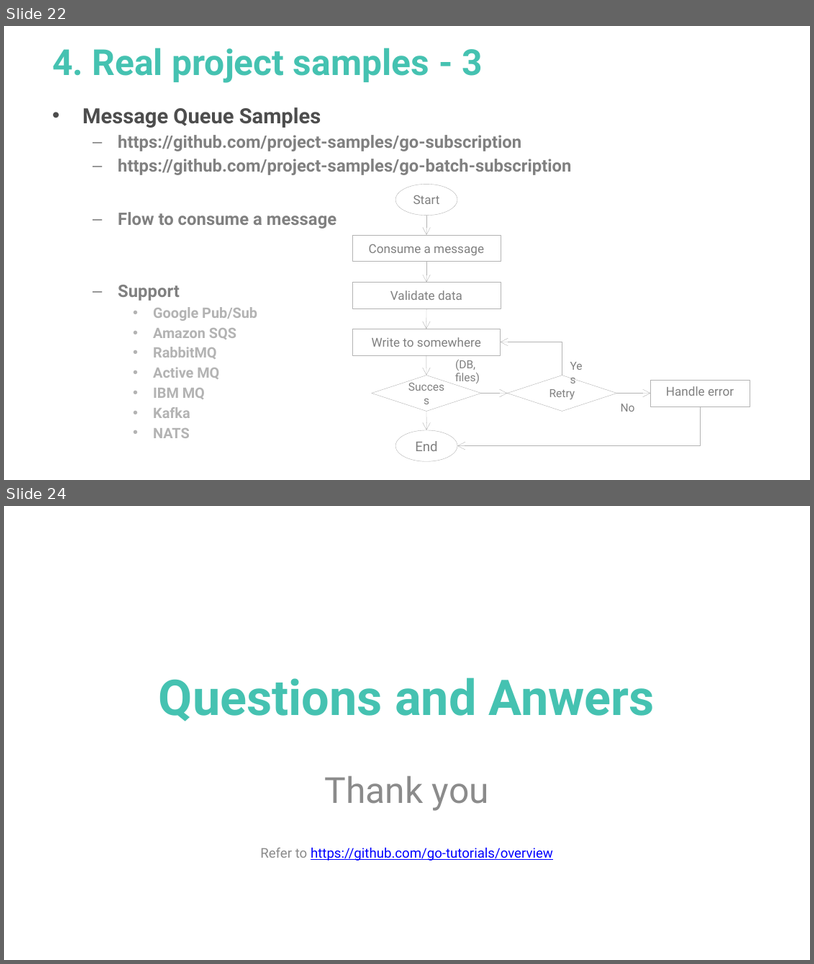
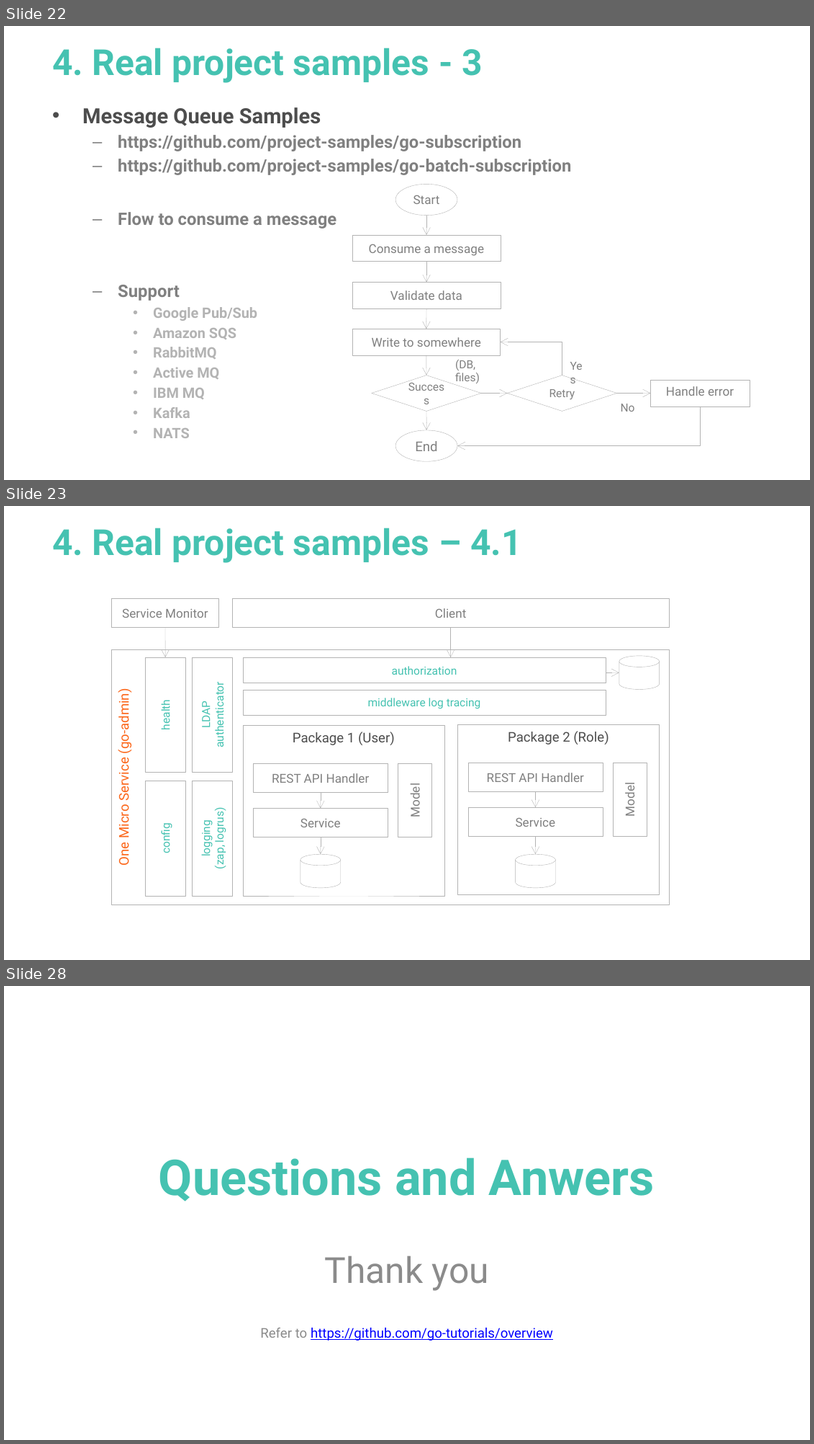
Before and after one commit to go-tutorials/overview, a slide deck: go-tutorial.pptx. Shown one above the other, each under a label of ours: slides 22 and 24 before the commit, slides 22, 23 and 28 after it; the slides between them are not shown. The pictures are 814x964 and 814x1444 pixels, drawn with LibreOffice and Linux fonts; fonts in the diff are those of the drawing. Boxes give left, top, right and bottom in pixels: in the first picture for what was removed or moved away, otherwise in the second. Text is boxed around its words. In the diff, an @@ line names an element or a change of style, - is before the commit and + after.

```diff
--- a/go-tutorial.pptx
+++ b/go-tutorial.pptx
@@ slide 23 added at [4,506,810,960], background #FFFFFF @@
@@ title added at [52,528,522,563], 32 pt, text #45C2B1, bold @@
+4. Real project samples – 4.1
@@ rectangle added at [111,599,219,628], outline #B3B3B3 0.25 pt, 11 pt, text #808080 @@
+Service Monitor
@@ rectangle added at [232,599,669,628], outline #B3B3B3 0.25 pt, 11 pt, text #808080 @@
+Client
@@ arrow added from (165, 627) to (165, 658), #B3B3B3 0.25 pt @@
@@ arrow added from (450, 627) to (450, 658), #B3B3B3 0.25 pt @@
@@ rectangle added at [111,649,669,905], outline #B3B3B3 0.25 pt, 12 pt, text #FC671A @@
+One Micro Service (go-admin)
@@ cylinder added at [620,656,660,690], outline #B3B3B3 0.25 pt @@
@@ rectangle added at [145,658,185,772], outline #B3B3B3 0.25 pt, 10 pt, text #45C2B1 @@
+health
@@ rectangle added at [192,658,232,772], outline #B3B3B3 0.25 pt, 10 pt, text #45C2B1 @@
+LDAP
+authenticator
@@ rectangle added at [243,658,606,682], outline #B3B3B3 0.25 pt, 10 pt, text #45C2B1 @@
+authorization
@@ arrow added from (606, 672) to (620, 672), #B3B3B3 0.25 pt @@
@@ rectangle added at [243,690,606,715], outline #B3B3B3 0.25 pt, 10 pt, text #45C2B1 @@
+middleware log tracing
@@ rectangle added at [243,726,445,896], outline #B3B3B3 0.25 pt, 12 pt, text #4D4D4D @@
+Package 1 (User)
@@ rectangle added at [458,723,660,894], outline #B3B3B3 0.25 pt, 12 pt, text #4D4D4D @@
+Package 2 (Role)
@@ rectangle added at [253,763,388,793], outline #B3B3B3 0.25 pt, 11 pt, text #808080 @@
+REST API Handler
@@ rectangle added at [399,763,432,836], outline #B3B3B3 0.25 pt, 11 pt, text #808080 @@
+Model
@@ rectangle added at [468,762,603,791], outline #B3B3B3 0.25 pt, 11 pt, text #808080 @@
+REST API Handler
@@ rectangle added at [613,762,647,836], outline #B3B3B3 0.25 pt, 11 pt, text #808080 @@
+Model
@@ rectangle added at [145,781,185,896], outline #B3B3B3 0.25 pt, 10 pt, text #45C2B1 @@
+config
@@ rectangle added at [192,781,232,896], outline #B3B3B3 0.25 pt, 10 pt, text #45C2B1 @@
+logging
+(zap, logrus)
@@ arrow added from (321, 793) to (321, 808), #B3B3B3 0.25 pt @@
@@ rectangle added at [468,807,603,836], outline #B3B3B3 0.25 pt, 11 pt, text #808080 @@
+Service
@@ arrow added from (535, 791) to (535, 807), #B3B3B3 0.25 pt @@
@@ rectangle added at [253,808,388,837], outline #B3B3B3 0.25 pt, 11 pt, text #808080 @@
+Service
@@ arrow added from (321, 836) to (321, 854), #B3B3B3 0.25 pt @@
@@ arrow added from (535, 836) to (535, 854), #B3B3B3 0.25 pt @@
@@ cylinder added at [301,854,341,888], outline #B3B3B3 0.25 pt @@
@@ cylinder added at [515,854,556,888], outline #B3B3B3 0.25 pt @@
@@ what was slide 24 is now slide 28 @@
```
Also in this commit, not shown: 2 slides changed, 3 other slides added, 2 other files.
